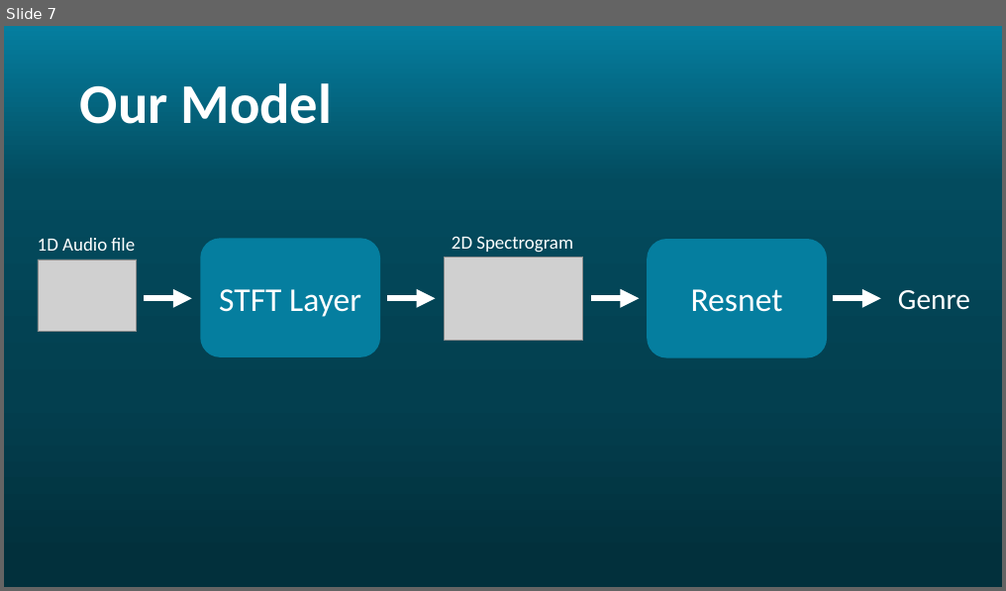
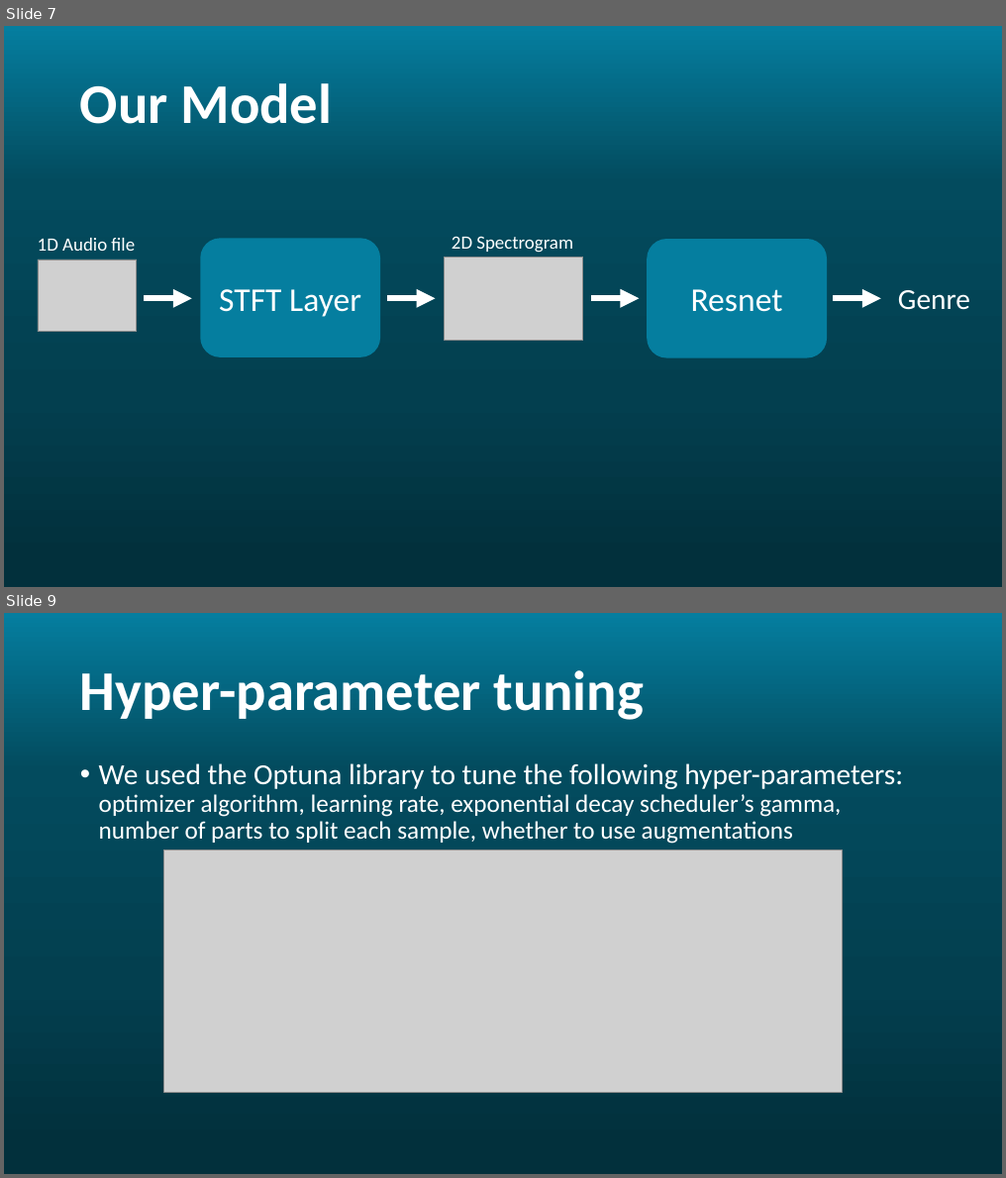
Before and after one commit to Rotem-and-Noam/Ada-STFT, a slide deck: images/AdaSTFT.pptx. Shown one above the other, each under a label of ours: slide 7 before the commit, slides 7 and 9 after it; the slides between them are not shown. The pictures are 1006x591 and 1006x1178 pixels, drawn with LibreOffice and Linux fonts; fonts in the diff are those of the drawing; grey boxes stand for pictures; background and template pictures are left out. Boxes give left, top, right and bottom in pixels: in the first picture for what was removed or moved away, otherwise in the second. Text is boxed around its words. In the diff, an @@ line names an element or a change of style, - is before the commit and + after.

Commit message:
adding images

```diff
--- a/images/AdaSTFT.pptx
+++ b/images/AdaSTFT.pptx
@@ slide 9 added at (x1=4, y1=613, x2=1002, y2=1174), background gradient #057E9F to #034B5E to #033F50 to #02303C @@
@@ title added at (x1=80, y1=670, x2=645, y2=720), 54 pt, text #FFFFFF, bold @@
+Hyper-parameter tuning
@@ text added at (x1=99, y1=763, x2=903, y2=844), 24 pt, text #FFFFFF @@
+• We used the Optuna library to tune the following hyper-parameters: optimizer algorithm, learning rate, exponential decay scheduler’s gamma, number of parts to split each sample, whether to use augmentations
@@ picture added at (x1=164, y1=851, x2=842, y2=1093) @@
```
Also in this commit, not shown: 3 slides changed, 6 other slides added.
